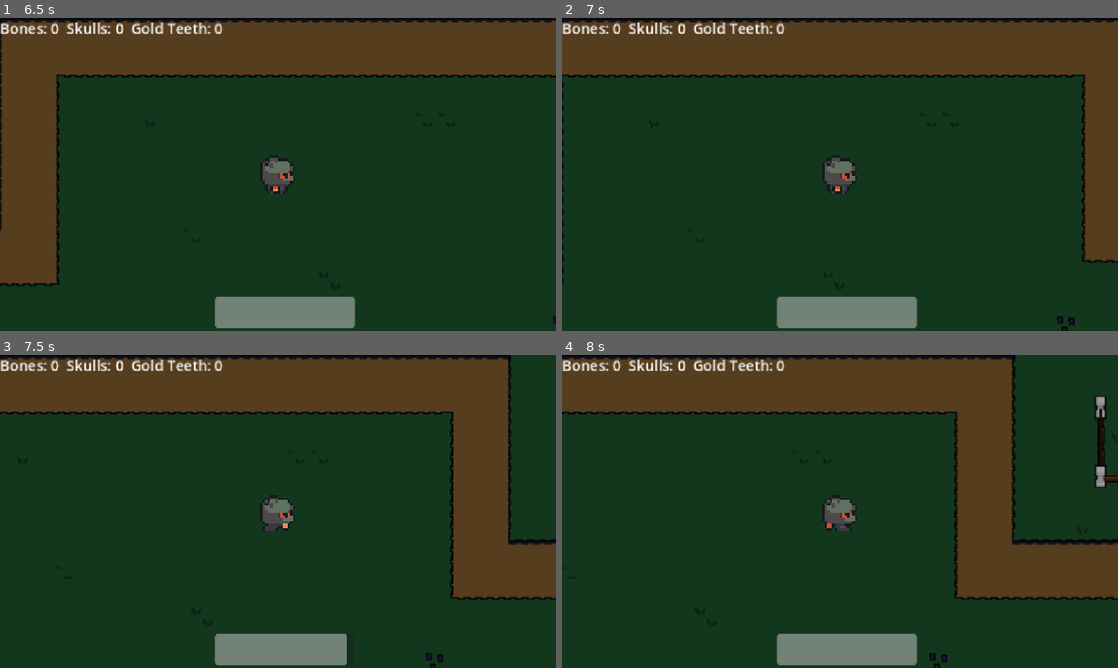
Above: before the commit, frames 1-4 (two rows, left to right).
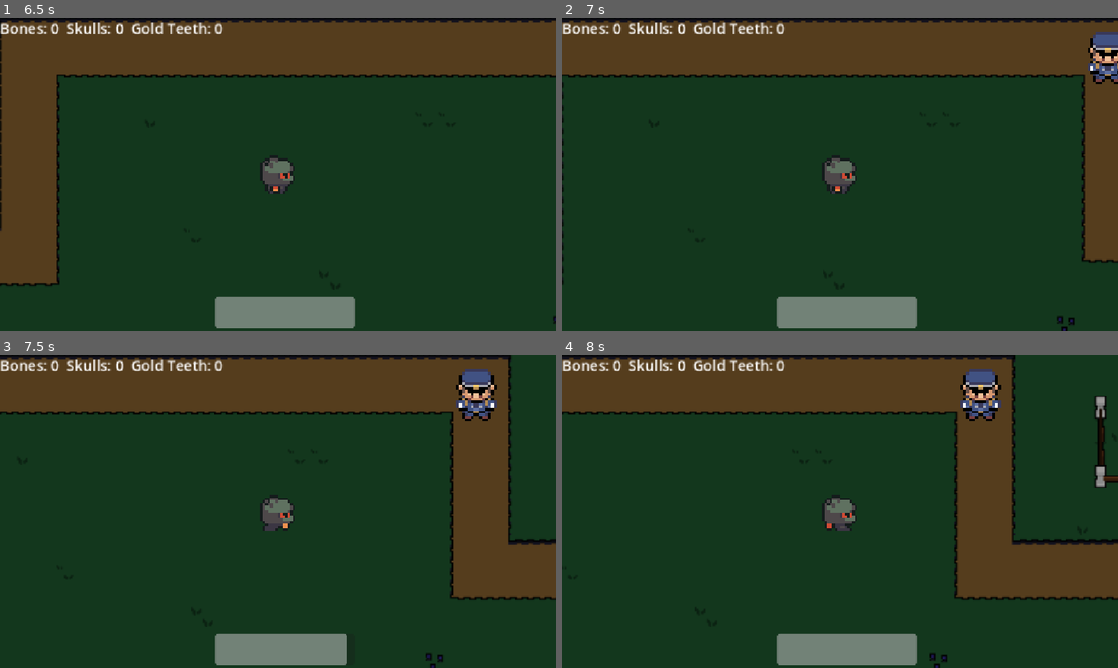
Above: after the commit, the same moments.

Repository: Astern27/Bare-Bones-Game
Game: Godot game, scene res://Levels/main.tscn
Same seed, same stepped clock (60 frames per second), same inputs: the game is played once before the commit and once after it.
Inputs:
- Up to frame 1 (6.5 s): tap Enter at 0.5 s; hold Space (Dig) 0.53-1.28 s; hold Up (ui_up) 0.53-2.03 s; tap Shift (Sprint) every 1.5 s from 1.35 to 5.85 s; hold Space (Dig) 2.03-2.78 s; hold Left (ui_left) 2.03-3.53 s; hold Down (ui_down) 3.53-4.28 s; hold Space (Dig) 3.53-4.28 s; hold Right (ui_right) 4.28-5.03 s; hold Up (ui_up) 5.03-5.78 s; hold Space (Dig) 5.03-5.78 s; hold Right (ui_right) from 5.78 s (still down)
- Up to frame 2 (7 s): keep holding Right (ui_right); hold Space (Dig) from 6.53 s (still down)
- Up to frame 3 (7.5 s): keep holding Right (ui_right); release Space (Dig) at 7.28 s; tap Shift (Sprint) at 7.35 s
- Up to frame 4 (8 s): keep holding Right (ui_right)

Frame 1 is identical in both runs. In frame 2, 0.8% of the frame differs, in the area x 94-100%, y 4-22%; in frame 3, 1.0%, in the area x 82-90%, y 4-22%; in frame 4, 1.0%.

Commit message:
My changes

Diff:
--- a/Levels/main.tscn
+++ b/Levels/main.tscn
@@ -3,6 +3,7 @@
 [ext_resource type="Texture2D" uid="uid://e2ve8ena5nm2" path="res://Sprites/graveyard.png" id="1_nj2yk"]
 [ext_resource type="Texture2D" uid="uid://c0w3ju7str2c3" path="res://Sprites/graveyard(2).png" id="2_7pswh"]
 [ext_resource type="PackedScene" uid="uid://b5dxfhyuq1b0u" path="res://Prefabs/player.tscn" id="3_34bfm"]
+[ext_resource type="PackedScene" uid="uid://csjfprmlar4f0" path="res://Prefabs/guard.tscn" id="4_7pswh"]
 [ext_resource type="PackedScene" uid="uid://neubpiingl7r" path="res://Prefabs/dig.tscn" id="4_ovrsl"]
 
 [sub_resource type="TileSetAtlasSource" id="TileSetAtlasSource_1bvp3"]
@@ -1463,6 +1464,9 @@
 
 [node name="Player" parent="." unique_id=1981730263 instance=ExtResource("3_34bfm")]
 
+[node name="Guard" parent="." unique_id=111662285 instance=ExtResource("4_7pswh")]
+z_index = 1
+
 [node name="Dig Sites" type="Node2D" parent="." unique_id=1307790401]
 
 [node name="Dig" parent="Dig Sites" unique_id=1378259505 instance=ExtResource("4_ovrsl")]
--- a/Prefabs/guard.tscn
+++ b/Prefabs/guard.tscn
@@ -26,12 +26,18 @@
 var current_direction: String = \"down\"
 
 func _ready() -> void:
-	# Connect the VisionCone area signals to track when the player enters the field of view
+	# Connect the VisionCone area signals to track when objects overlap his eyes
 	vision_cone.body_entered.connect(_on_vision_cone_body_entered)
 	vision_cone.body_exited.connect(_on_vision_cone_body_exited)
 	sprite.play(\"idle_down\")
 
+	# Automatically find the player node via their group tag at launch
+	player_ref = get_tree().get_first_node_in_group(\"Player\")
+
 func _physics_process(delta: float) -> void:
+	# Continuously monitor vision and noise circles every physics tick
+	check_for_player_detection()
+
 	match current_state:
 		State.PATROL:
 			handle_patrol(delta)
@@ -43,6 +49,30 @@
 	move_and_slide()
 	update_animation()
 
+# --- DETECTION COGNITION ---
+
+func check_for_player_detection() -> void:
+	if not player_ref or current_state == State.CHASE:
+		return
+
+	# 1. Standard Line-of-Sight Check (Is the player's physical body inside the vision cone directly?)
+	if vision_cone.overlaps_body(player_ref) and can_see_player():
+		current_state = State.CHASE
+		return
+
+	# 2. Vision Cone Noise Intersection Check
+	# Check if the player's expanding noise circle is entering our guard's vision cone triangle
+	var noise_node = player_ref.get_node_or_null(\"Noise/CollisionShape2D\")
+	if noise_node and noise_node.shape is CircleShape2D:
+		var noise_radius = noise_node.shape.radius
+		var distance_to_player = global_position.distance_to(player_ref.global_position)
+
+		# If the physical edge of the player's noise circle spans far enough to overlap the guard...
+		if distance_to_player <= noise_radius:
+			# ...AND the guard is currently looking in the player's direction (using our VisionCone check)
+			if is_player_in_guard_fov() and can_see_player():
+				current_state = State.CHASE
+
 # --- STATE MANAGEMENT ---
 
 func handle_patrol(_delta: float) -> void:
@@ -61,70 +91,76 @@
 	if global_position.distance_to(target) < 5.0:
 		velocity = Vector2.ZERO
 		current_state = State.LOOK_AROUND
-		look_timer = 2.0 # Pause and look around for 2 seconds
+		look_timer = 2.0
 
 func handle_look_around(delta: float) -> void:
 	look_timer -= delta
 
 	if look_timer <= 0.0:
-		# Advance to the next coordinate point in the array loop
 		target_point_index = (target_point_index + 1) % patrol_points.size()
 		current_state = State.PATROL
 	else:
-		# Scan the vision cone back and forth subtly while standing still
 		vision_cone.rotation += sin(Time.get_ticks_msec() * 0.005) * 0.01
 
 func handle_chase(_delta: float) -> void:
-	if player_ref and can_see_player():
+	# Keep chasing as long as player is visible OR making enough noise within field of view
+	if player_ref and (can_see_player() or (is_player_audible() and is_player_in_guard_fov())):
 		var direction = (player_ref.global_position - global_position).normalized()
 		velocity = direction * chase_speed
 		vision_cone.rotation = direction.angle() - PI/2
 		update_direction_string(direction)
 	else:
-		# Lost line of sight, return immediately to the patrol pattern
 		current_state = State.PATROL
 
-# --- SIGHT LINE VERIFICATION ---
+# --- SIGHT & GEOMETRY VERIFICATION ---
 
 func can_see_player() -> bool:
 	if not player_ref:
 		return false
 
-	# Aim the invisible laser beam directly at the player's center position
 	raycast.target_position = raycast.to_local(player_ref.global_position)
 	raycast.force_raycast_update()
 
-	# Clear line of sight if it hits nothing or connects straight to the player (no walls in between)
 	if not raycast.is_colliding() or raycast.get_collider() == player_ref:
 		return true
 
 	return false
 
+func is_player_in_guard_fov() -> bool:
+	# Mathematical check to see if the angle to the player falls inside the direction the vision cone is looking
+	var direction_to_player = (player_ref.global_position - global_position).angle()
+	# Align the angles since the vision cone is offset by -PI/2
+	var guard_facing_angle = vision_cone.rotation + PI/2
+
+	var angle_difference = abs(angle_difference(guard_facing_angle, direction_to_player))
+
+	# If the angle to the player is less than 45 degrees (0.785 rads) from where the guard faces, it's inside his FOV cone
+	return angle_difference < 0.785
+
+func is_player_audible() -> bool:
+	if not player_ref:
+		return false
+	var noise_node = player_ref.get_node_or_null(\"Noise/CollisionShape2D\")
+	if noise_node and noise_node.shape is CircleShape2D:
+		return global_position.distance_to(player_ref.global_position) <= noise_node.shape.radius
+	return false
+
 # --- SIGNAL DETECTORS ---
 
 func _on_vision_cone_body_entered(body: Node2D) -> void:
 	if body.is_in_group(\"Player\"):
-		player_ref = body
-		if can_see_player():
-			current_state = State.CHASE
+		pass # Logic handled dynamically inside check_for_player_detection framework now
 
 func _on_vision_cone_body_exited(body: Node2D) -> void:
-	if body == player_ref:
-		player_ref = null
+	pass
 
 # --- DIRECTIONAL LOOKUP & ANIMATION ---
 
 func update_direction_string(input: Vector2) -> void:
 	if abs(input.x) > abs(input.y):
-		if input.x > 0:
-			current_direction = \"right\"
-		else:
-			current_direction = \"left\"
+		current_direction = \"right\" if input.x > 0 else \"left\"
 	else:
-		if input.y > 0:
-			current_direction = \"down\"
-		else:
-			current_direction = \"up\"
+		current_direction = \"down\" if input.y > 0 else \"up\"
 
 func update_animation() -> void:
 	if velocity == Vector2.ZERO:
@@ -303,7 +339,7 @@
 position = Vector2(229, -210)
 scale = Vector2(1, 0.8958333)
 sprite_frames = SubResource("SpriteFrames_rffmb")
-animation = &"idle_down"
+animation = &"walk_down"
 
 [node name="RayCast2D" type="RayCast2D" parent="." unique_id=1141905788]
 position = Vector2(229, -210)
--- a/Prefabs/player.tscn
+++ b/Prefabs/player.tscn
@@ -195,7 +195,7 @@
 position = Vector2(-2.499998, -7.500017)
 scale = Vector2(17.187498, 17.812498)
 sprite_frames = SubResource("SpriteFrames_3ubgv")
-animation = &"walk_up"
+animation = &"idle_down"
 
 [node name="Noise" type="Area2D" parent="." unique_id=1858667852]
 
--- a/Scripts/dig.gd
+++ b/Scripts/dig.gd
@@ -7,7 +7,7 @@
 	$ProgressBar.visible = false;
 	randomize()
 
-func _process(delta: float) -> void:
+func _process(_delta: float) -> void:
 	if (Input.is_action_pressed("Dig")):
 		var bodies = $Area2D.get_overlapping_bodies()
 		for body in bodies:
--- a/Scripts/guard.gd
+++ b/Scripts/guard.gd
@@ -1,36 +1,51 @@
 extends CharacterBody2D
 
-# Guard states: PATROL - LOOK AROUND - CHASE
+# Guard states: PATROL -> LOOK_AROUND -> CHASE
 enum State { PATROL, LOOK_AROUND, CHASE }
 var current_state: State = State.PATROL
 
-# Empty list to type coordinates for the guard's walking path
 @export var patrol_points : Array[Vector2] = []
 
-# Patrol and chase speeds
 @export var movement_speed : float = 50.0
 @export var chase_speed : float = 120.0
+
+# How close the guard must be to grab the player
+@export var catch_distance : float = 16.0
+# How close the player can be before the guard notices regardless of noise
+@export var close_range : float = 80.0
+# Seconds the guard keeps chasing after losing sight
+@export var lose_sight_time : float = 1.5
+# Turn on to print what the guard is thinking
+@export var debug : bool = false
 
 @onready var sprite: AnimatedSprite2D = $AnimatedSprite2D
 @onready var vision_cone: Area2D = $VisionCone
 @onready var raycast: RayCast2D = $RayCast2D
 
 var target_point_index: int = 0
-var look_timer:  float = 0.0
+var look_timer: float = 0.0
+var look_base_rotation: float = 0.0
+var lose_sight_timer: float = 0.0
 var player_ref: CharacterBody2D = null
 var current_direction: String = "down"
 
 func _ready() -> void:
-	# Connect the VisionCone area signals to track when the player enters the field of view
-	vision_cone.body_entered.connect(_on_vision_cone_body_entered)
-	vision_cone.body_exited.connect(_on_vision_cone_body_exited)
 	sprite.play("idle_down")
+	player_ref = find_player()
+	if debug:
+		print("[Guard] player_ref = ", player_ref)
 
 func _physics_process(delta: float) -> void:
+	# Retry finding the player if it wasn't ready yet
+	if not player_ref:
+		player_ref = find_player()
+
 	match current_state:
 		State.PATROL:
+			check_for_player_detection()
 			handle_patrol(delta)
 		State.LOOK_AROUND:
+			check_for_player_detection()
 			handle_look_around(delta)
 		State.CHASE:
 			handle_chase(delta)
@@ -38,10 +53,60 @@
 	move_and_slide()
 	update_animation()
 
-# --- STATE MANAGEMENT ---
+# --- FINDING THE PLAYER ---
+
+func find_player() -> CharacterBody2D:
+	# Preferred: the "Player" group
+	var p = get_tree().get_first_node_in_group("Player")
+	if p:
+		return p
+	# Fallback: search the scene for a node using the Player class
+	var scene = get_tree().current_scene
+	if scene:
+		for n in scene.find_children("*", "CharacterBody2D", true, false):
+			if n is Player:
+				return n
+	return null
+
+# --- DETECTION ---
+
+# True if the player's Noise area is overlapping our vision cone right now.
+# Checked every frame, so it doesn't depend on enter/exit signals.
+func noise_is_in_sight() -> bool:
+	for area in vision_cone.get_overlapping_areas():
+		if area.name == "Noise" or area.is_in_group("PlayerNoise"):
+			return true
+	return false
+
+func check_for_player_detection() -> void:
+	if not player_ref:
+		return
+	var noisy = noise_is_in_sight()
+	var visible_now = can_see_player()
+	if debug:
+		print("[Guard] noise in sight: ", noisy, " | clear line: ", visible_now)
+	if noisy and visible_now:
+		start_chase()
+
+func can_see_player() -> bool:
+	if not player_ref:
+		return false
+
+	raycast.target_position = raycast.to_local(player_ref.global_position)
+	raycast.force_raycast_update()
+
+	# Clear if nothing is hit, or the first thing hit is the player
+	return not raycast.is_colliding() or raycast.get_collider() == player_ref
+
+func start_chase() -> void:
+	current_state = State.CHASE
+	lose_sight_timer = lose_sight_time
+
+# --- STATES ---
 
 func handle_patrol(_delta: float) -> void:
 	if patrol_points.is_empty():
+		velocity = Vector2.ZERO
 		return
 
 	var target = patrol_points[target_point_index]
@@ -49,77 +114,70 @@
 
 	velocity = direction * movement_speed
 	update_direction_string(direction)
-
-	# Rotate the vision triangle to point in the exact direction the guard walks
-	vision_cone.rotation = direction.angle() - PI/2
+	vision_cone.rotation = direction.angle() - PI / 2
 
 	if global_position.distance_to(target) < 5.0:
 		velocity = Vector2.ZERO
 		current_state = State.LOOK_AROUND
-		look_timer = 2.0 # Pause and look around for 2 seconds
+		look_timer = 2.0
+		look_base_rotation = vision_cone.rotation
 
 func handle_look_around(delta: float) -> void:
+	velocity = Vector2.ZERO
 	look_timer -= delta
-
 	if look_timer <= 0.0:
-		# Advance to the next coordinate point in the array loop
-		target_point_index = (target_point_index + 1) % patrol_points.size()
+		if not patrol_points.is_empty():
+			target_point_index = (target_point_index + 1) % patrol_points.size()
 		current_state = State.PATROL
 	else:
-		# Scan the vision cone back and forth subtly while standing still
-		vision_cone.rotation += sin(Time.get_ticks_msec() * 0.005) * 0.01
+		# Sweep around the original facing instead of drifting away from it
+		vision_cone.rotation = look_base_rotation + sin(Time.get_ticks_msec() * 0.005) * 0.6
 
-func handle_chase(_delta: float) -> void:
-	if player_ref and can_see_player():
-		var direction = (player_ref.global_position - global_position).normalized()
-		velocity = direction * chase_speed
-		vision_cone.rotation = direction.angle() - PI/2
-		update_direction_string(direction)
+func handle_chase(delta: float) -> void:
+	if not player_ref:
+		current_state = State.PATROL
+		return
+
+	var dist = global_position.distance_to(player_ref.global_position)
+
+	# Caught the player
+	if dist <= catch_distance:
+		on_player_caught()
+		return
+
+	var sensed = noise_is_in_sight() or dist < close_range
+	if sensed and can_see_player():
+		lose_sight_timer = lose_sight_time
 	else:
-		# Lost line of sight, return immediately to the patrol pattern
-		current_state = State.PATROL
+		lose_sight_timer -= delta
 
-# --- SIGHT LINE VERIFICATION ---
+	if lose_sight_timer <= 0.0:
+		# Lost them: stop and look around before returning to patrol
+		velocity = Vector2.ZERO
+		current_state = State.LOOK_AROUND
+		look_timer = 2.0
+		look_base_rotation = vision_cone.rotation
+		return
 
-func can_see_player() -> bool:
-	if not player_ref:
-		return false
+	var direction = (player_ref.global_position - global_position).normalized()
+	velocity = direction * chase_speed
+	vision_cone.rotation = direction.angle() - PI / 2
+	update_direction_string(direction)
 
-	# Aim the invisible laser beam directly at the player's center position
-	raycast.target_position = raycast.to_local(player_ref.global_position)
-	raycast.force_raycast_update()
+func on_player_caught() -> void:
+	if debug:
+		print("[Guard] caught the player!")
+	# Player's _ready() resets bones/skulls/teeth, so reloading wipes the loot.
+	# Swap this for a game over scene if you make one.
+	get_tree().call_deferred("reload_current_scene")
 
-	# Clear line of sight if it hits nothing or connects straight to the player (no walls in between)
-	if not raycast.is_colliding() or raycast.get_collider() == player_ref:
-		return true
-
-	return false
-
-# --- SIGNAL DETECTORS ---
-
-func _on_vision_cone_body_entered(body: Node2D) -> void:
-	if body.is_in_group("Player"):
-		player_ref = body
-		if can_see_player():
-			current_state = State.CHASE
-
-func _on_vision_cone_body_exited(body: Node2D) -> void:
-	if body == player_ref:
-		player_ref = null
-
-# --- DIRECTIONAL LOOKUP & ANIMATION ---
+# --- DIRECTION & ANIMATION ---
 
 func update_direction_string(input: Vector2) -> void:
 	if abs(input.x) > abs(input.y):
-		if input.x > 0:
-			current_direction = "right"
-		else:
-			current_direction = "left"
+		current_direction = "right" if input.x > 0 else "left"
 	else:
-		if input.y > 0:
-			current_direction = "down"
-		else:
-			current_direction = "up"
+		current_direction = "down" if input.y > 0 else "up"
 
 func update_animation() -> void:
 	if velocity == Vector2.ZERO:
--- a/Scripts/player.gd
+++ b/Scripts/player.gd
@@ -20,7 +20,7 @@
 	skulls = 0
 	teeth = 0
 
-func _physics_process(delta: float) -> void:
+func _physics_process(_delta: float) -> void:
 	var direction = Input.get_vector("ui_left", "ui_right", "ui_up", "ui_down")
 
 	if direction != Vector2.ZERO:
@@ -64,5 +64,5 @@
 		AnimatedSprite.play("walk_" + current_direction)
 
 
-func _on_area_2d_body_entered(body: Node2D) -> void:
+func _on_area_2d_body_entered(_body: Node2D) -> void:
 	get_tree().call_deferred("change_scene_to_file", "res://Levels/market.tscn")
